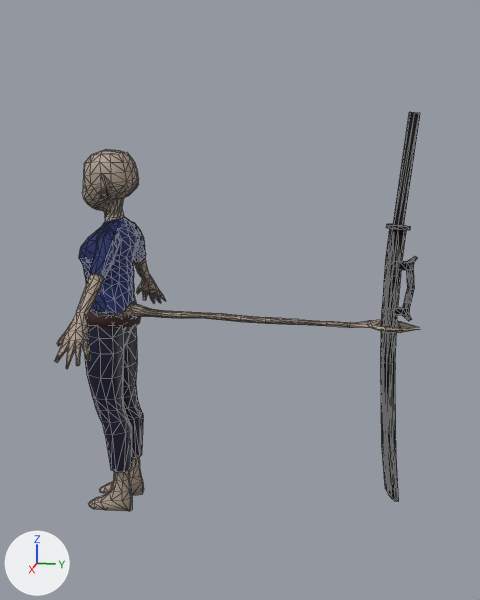
Two versions of the glTF model entities/player/assets/tabitha.glb, one commit apart.
The view is the same before and after, from a 50 mm camera at (7.51, 3.03, 4.71) aimed at (-0.04, 1.52, 2.82). Lighting does not change. The marker at lower left points along +X, +Y and +Z. The first picture is the older version. Mesh edges are drawn as thin lines on the coarser meshes. Where no turn or scale is listed for an object, it has been applied to the vertices. Vertices at exactly the same position are counted once.

The first picture shows 'Belt', 'Pants', 'Shirt', 'Sword', 'Tabatha'.
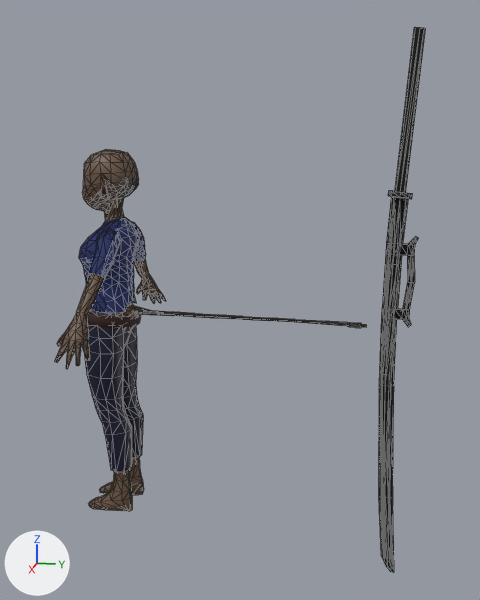
Patch to the scene script:
```diff
--- a/entities/player/assets/tabitha.glb.py
+++ b/entities/player/assets/tabitha.glb.py
@@ img_tabatha_001 @@
+img_tabatha_001 = load_image('Tabatha.001', '_unpacked/Tabatha.001', 1024, 1024, 'sRGB')
@@ mat_material_001 @@
 mat_material_001 = principled_material('Material.001')
-mat_material_001.base_color = (0.416, 0.331, 0.264)  # beige #ad9c8c
+mat_material_001.texture = img_tabatha_001
@@ me_cylinder_002 @@
 # used by ob_sword; location = (0.0, 3.21, 2.62)
-me_cylinder_002.from_pydata(...)  # 169 vertices, 318 faces; spans x -0.08..0.08, y -0.04..0.32, z -2.21..2.34
+me_cylinder_002.from_pydata(...)  # 169 vertices, 318 faces; spans x -0.08..0.08, y -0.04..0.32, z -3.2..3.18
+# me_cylinder_002 part 1: the whole mesh is scaled about its middle by (1, 1, 1.4), then moved by (0.0, 0.0, -0.07)
 me_cylinder_002.materials.append(mat_sheath_001)
@@ me_plane_002 @@
 # used by ob_tabatha; location = (0.0, 0.0, 0.0)
-me_plane_002.from_pydata(...)  # 1007 vertices, 2002 faces; spans x -1.43..1.43, y -0.45..3.61, z 0.01..4.56
+me_plane_002.from_pydata(...)  # 996 vertices, 1980 faces; spans x -1.43..1.43, y -0.45..3.01, z 0.01..4.56
+# me_plane_002 part 2
+# 75 vertices are removed from x -0.24..0.24, y 0.41..3.61, z 2.56..2.67
+# 181 faces are deleted
+# 46 vertices move from x -0.09..0.09, y 0.17..1.84, z 2.56..2.74 to x -0.05..0.05, y 0.19..2.19, z 2.6..2.7
+# 53 vertices are added at x -0.04..0.04, y 0.41..2.95, z 2.56..2.65
+# 5 new vertices lie (0.0, 0.32, 0.0) away from vertices in x -0.02..0.02, y 1.54..1.87, z 2.57..2.62
+# 6 new vertices lie (0.0, 0.06, 0.0) away from vertices in x -0.03..0.03, y 2.95, z 2.58..2.61
+# 159 new faces join them
+# me_plane_002 part 3: 1821 kept faces spanning x -1.43..1.43, y -0.45..2.19, z 0.01..4.56 get new texture (UV) coordinates
 me_plane_002.materials.append(mat_material_001)
```

Changed parts and their boxes (x1, y1, x2, y2) in the pictures (480 x 600 px; the box of a moved part takes in the faces that stretch with it):
'Sword', rescaled (20% wider, 40% taller): before (381, 112, 420, 502); after (379, 27, 426, 573)
'Tabatha', surface changed, reshaped (15% narrower): before (55, 149, 419, 511); after (55, 149, 366, 511)
part 2 of me_plane_002, moved or reshaped: before (125, 303, 419, 333); after (125, 303, 366, 328)
part 3 of me_plane_002, surface changed: before (55, 149, 241, 511); after (55, 149, 265, 511)
